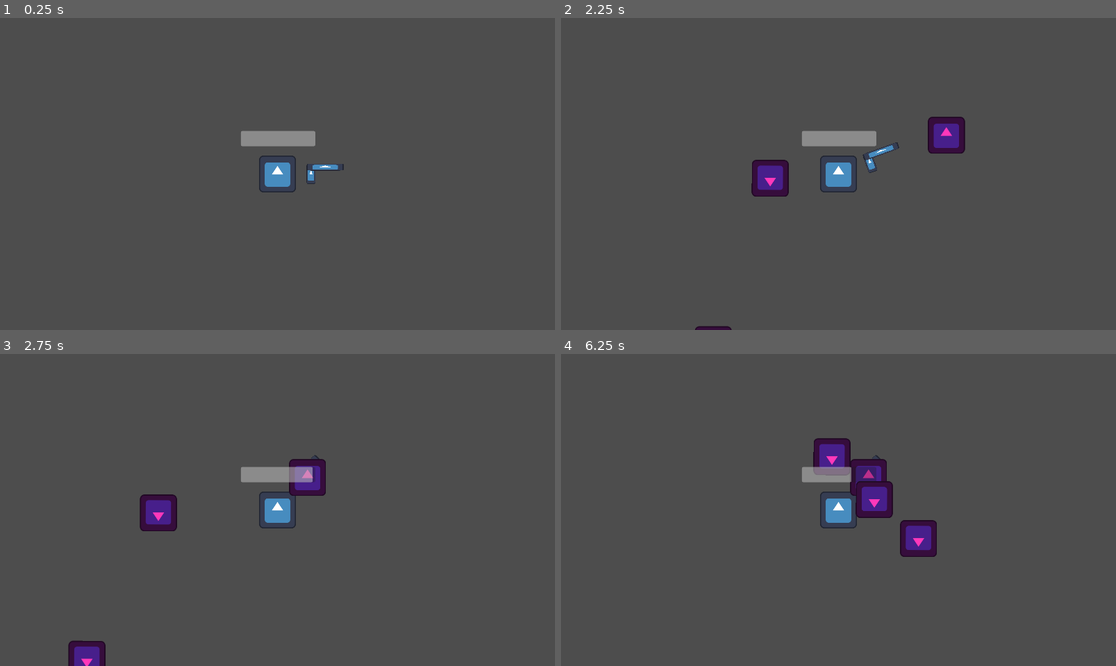
Above: before the commit, frames 1-4 (two rows, left to right).
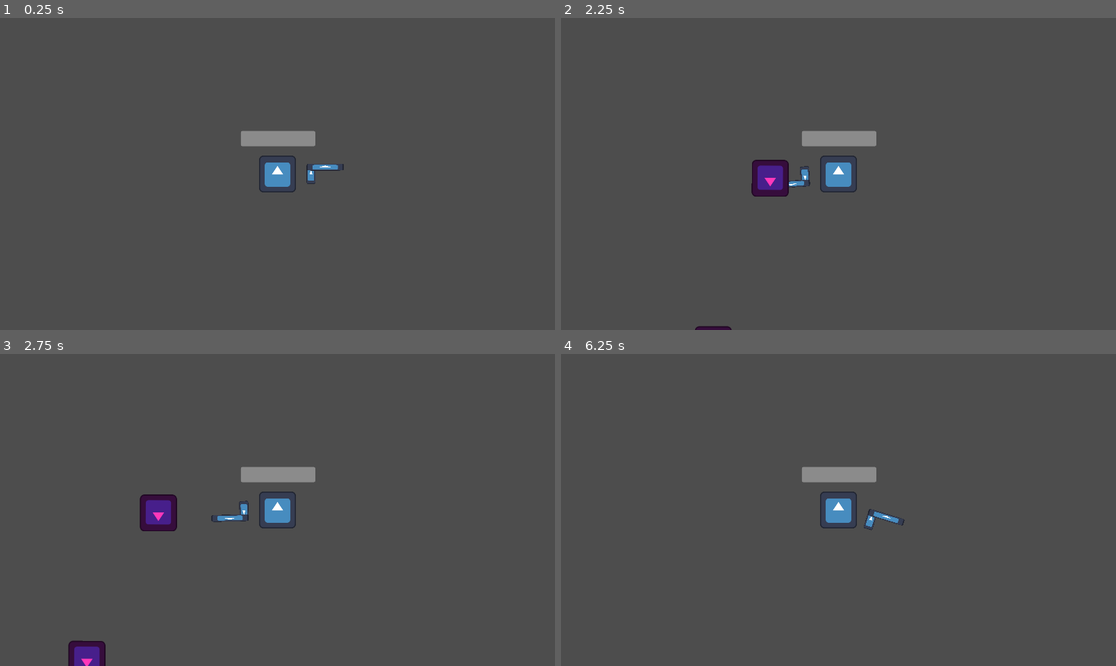
Above: after the commit, the same moments.

Repository: gdquest-demos/getting-started-with-godot-4
Game: Godot game, scene res://vampire_survivors/survivors.tscn
The game is run twice, just before and just after one commit, with the same random seed, the same clock (stepped at 60 frames per second) and the same inputs. The project has no main scene, so this scene is started directly. The engine's default icon, where the game draws it, is replaced by a stand-in: a white triangle on a blue panel in a dark square.
Inputs (mouse positions are in pixels of both pictures, inside the frame that each line leads up to):
- Up to frame 1 (0.25 s): no input
- Up to frame 2 (2.25 s): tap Enter at 0.5 s; move the mouse to (960, 158) at 0.52 s; hold D (move_right) 0.53-1.28 s; tap Space (jump) at 0.77, 1.52 s; move the mouse to (727, 189) at 1.27 s; hold S (move_back) 1.28-2.03 s; move the mouse to (894, 105) at 2.02 s; hold D (move_right) from 2.03 s (still down)
- Up to frame 3 (2.75 s): keep holding D (move_right)
- Up to frame 4 (6.25 s): move the mouse to (810, 572) at 2.77 s; release D (move_right) at 2.78 s; hold W (move_forward) 2.78-3.53 s; tap Space (jump) at 3.02, 3.77, 4.52, 6.02 s; move the mouse to (1005, 556) at 3.52 s; hold A (move_left) 3.53-5.03 s; move the mouse to (672, 463) at 4.27 s; move the mouse to (866, 510) at 5.02 s; hold S (move_back) 5.03-5.78 s; move the mouse to (755, 432) at 5.77 s; hold D (move_right) from 5.78 s (still down)

Frame 1 is identical in both runs. In frame 2, 1.0% of the frame differs, in the area x 41-73%, y 31-55%; in frame 3, 0.9%; in frame 4, 2.9%, in the area x 45-68%, y 26-66%.

Commit message:
use unique names on all important nodes

Diff:
--- a/fps/button.gd
+++ b/fps/button.gd
@@ -1,6 +1,6 @@
 extends Area3D
 
-@onready var animation_player = $AnimationPlayer
+@onready var animation_player = %AnimationPlayer
 
 
 func _on_body_entered(body):
--- a/fps/button.tscn
+++ b/fps/button.tscn
@@ -99,6 +99,7 @@
 skeleton = NodePath("../..")
 
 [node name="AnimationPlayer" type="AnimationPlayer" parent="."]
+unique_name_in_owner = true
 libraries = {
 "": SubResource("AnimationLibrary_8xept")
 }
--- a/fps/turret.gd
+++ b/fps/turret.gd
@@ -1,7 +1,7 @@
 extends StaticBody3D
 
-@onready var timer = $Timer
-@onready var marker_3d = $MeshInstance3D2/Marker3D
+@onready var timer = %Timer
+@onready var marker_3d = %Marker3D
 
 
 func _on_area_3d_body_entered(body):
--- a/fps/turret.tscn
+++ b/fps/turret.tscn
@@ -33,6 +33,7 @@
 mesh = SubResource("CylinderMesh_b8m36")
 
 [node name="Marker3D" type="Marker3D" parent="MeshInstance3D2"]
+unique_name_in_owner = true
 transform = Transform3D(-1, 0, -8.74228e-08, 0, 1, 0, 8.74228e-08, 0, -1, 0, -0.0910144, -0.906389)
 gizmo_extents = 0.39
 
@@ -50,6 +51,7 @@
 shape = SubResource("CylinderShape3D_4wy0k")
 
 [node name="Timer" type="Timer" parent="."]
+unique_name_in_owner = true
 wait_time = 0.3
 
 [connection signal="body_entered" from="Area3D" to="." method="_on_area_3d_body_entered"]
--- a/vampire_survivors/CharacterBody2D.gd
+++ b/vampire_survivors/CharacterBody2D.gd
@@ -4,8 +4,8 @@
 
 var health = 100.0
 
-@onready var hurt_box = $HurtBox
-@onready var health_bar = $HealthBar
+@onready var hurt_box = %HurtBox
+@onready var health_bar = %HealthBar
 
 
 func _physics_process(delta):
--- a/vampire_survivors/Gun.gd
+++ b/vampire_survivors/Gun.gd
@@ -1,7 +1,7 @@
 extends Area2D
 
-@onready var timer = $Timer
-@onready var shooting_point = $WeaponPivot/ShootingPoint
+@onready var timer = %Timer
+@onready var shooting_point = %ShootingPoint
 
 func _process(delta):
 	var enemies_in_range = get_overlapping_bodies()
--- a/vampire_survivors/game.gd
+++ b/vampire_survivors/game.gd
@@ -1,8 +1,8 @@
 extends Node
 
 @onready var path_follow_2d = %PathFollow2D
-@onready var label = $Label
-@onready var game_over = $GameOver
+@onready var label = %Label
+@onready var game_over = %GameOver
 
 
 func spawn_mob():
--- a/vampire_survivors/gun.tscn
+++ b/vampire_survivors/gun.tscn
@@ -29,9 +29,13 @@
 texture = ExtResource("2_dyoc6")
 
 [node name="ShootingPoint" type="Marker2D" parent="WeaponPivot"]
+unique_name_in_owner = true
 position = Vector2(112, -24)
 gizmo_extents = 30.6
 
 [node name="Timer" type="Timer" parent="."]
+unique_name_in_owner = true
 wait_time = 0.353
-one_shot = true
+autostart = true
+
+[connection signal="timeout" from="Timer" to="." method="_on_timer_timeout"]
--- a/vampire_survivors/player.tscn
+++ b/vampire_survivors/player.tscn
@@ -24,6 +24,7 @@
 [node name="Gun" parent="." instance=ExtResource("3_bt0kc")]
 
 [node name="HurtBox" type="Area2D" parent="."]
+unique_name_in_owner = true
 collision_layer = 0
 collision_mask = 2
 monitorable = false
@@ -32,6 +33,7 @@
 shape = SubResource("RectangleShape2D_kfffa")
 
 [node name="HealthBar" type="ProgressBar" parent="."]
+unique_name_in_owner = true
 z_index = 100
 offset_left = -127.0
 offset_top = -149.0
--- a/vampire_survivors/survivors.tscn
+++ b/vampire_survivors/survivors.tscn
@@ -28,6 +28,7 @@
 [node name="Mob" parent="." instance=ExtResource("5_iqmcr")]
 
 [node name="GameOver" type="CanvasLayer" parent="."]
+unique_name_in_owner = true
 visible = false
 
 [node name="ColorRect" type="ColorRect" parent="GameOver"]
@@ -39,6 +40,7 @@
 color = Color(0, 0, 0, 0.439216)
 
 [node name="Label" type="Label" parent="GameOver/ColorRect"]
+unique_name_in_owner = true
 layout_mode = 1
 anchors_preset = 8
 anchor_left = 0.5
